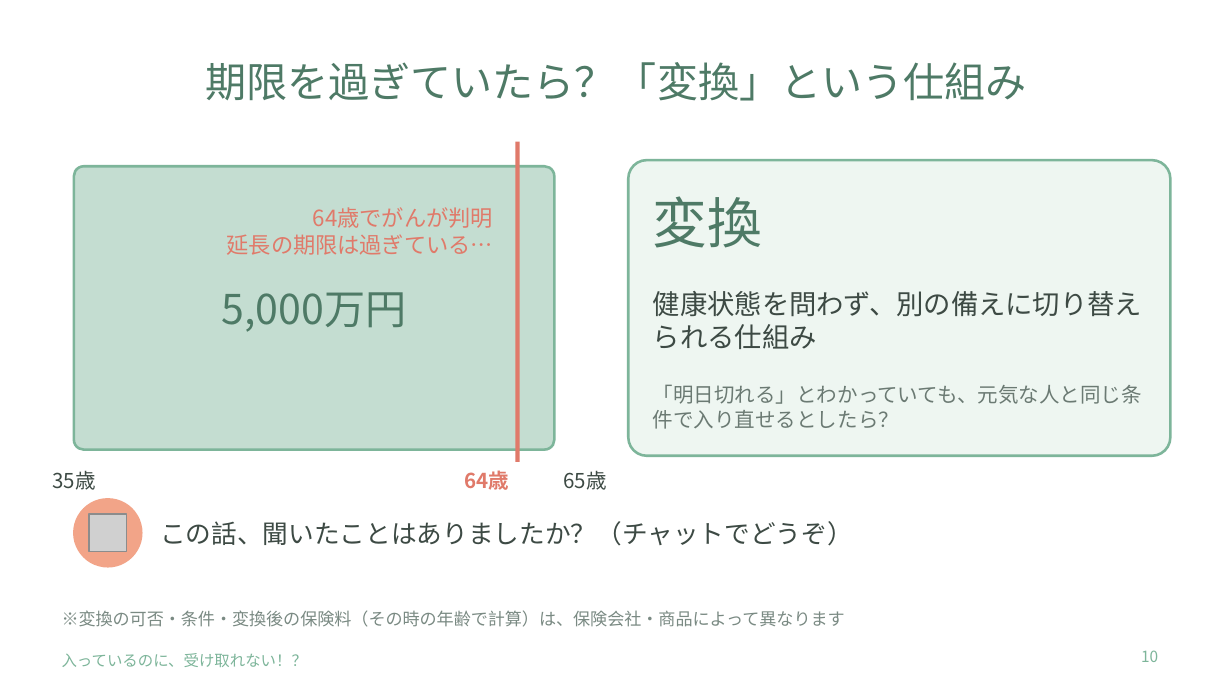
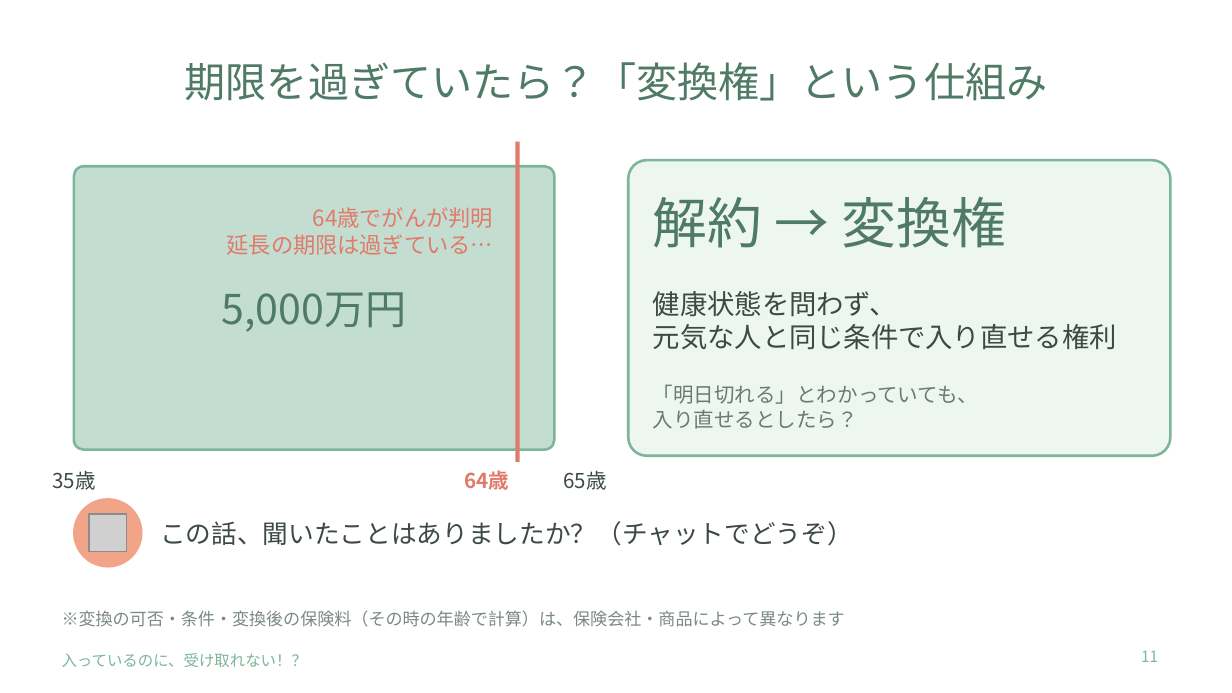
Before and after one commit to onohome403-ops/FP-onoken, a slide deck: slide 11 of セミナー資料/1127ミニセミナー_入っているのに受け取れない.pptx (slide 10 before the commit). Drawn at 1232x693 pixels with LibreOffice and Linux fonts; fonts in the diff are those of the drawing; grey boxes stand for pictures. Boxes give left, top, right and bottom in pixels: in the first picture for what was removed or moved away, otherwise in the second. Text is boxed around its words. In the diff, an @@ line names an element or a change of style, - is before the commit and + after.

```diff
--- a/セミナー資料/1127ミニセミナー_入っているのに受け取れない.pptx
+++ b/セミナー資料/1127ミニセミナー_入っているのに受け取れない.pptx
@@ title at [185,62,1047,101]: text changed @@
-期限を過ぎていたら？「変換」という仕組み
+期限を過ぎていたら？「変換権」という仕組み
@@ text at [653,197,1006,248]: text changed @@
-変換
+解約 → 変換権
@@ text at [653,291,1117,350]: text changed @@
-健康状態を問わず、別の備えに切り替えられる仕組み
+健康状態を問わず、
+元気な人と同じ条件で入り直せる権利
@@ text at [653,384,978,429]: text changed @@
-「明日切れる」とわかっていても、元気な人と同じ条件で入り直せるとしたら？
+「明日切れる」とわかっていても、
+入り直せるとしたら？
@@ page number at [1141,651,1158,662]: text changed @@
-10
+11
```
Also in this commit, not shown: 1 other slide changed, 1 slide added, 1 other file.
